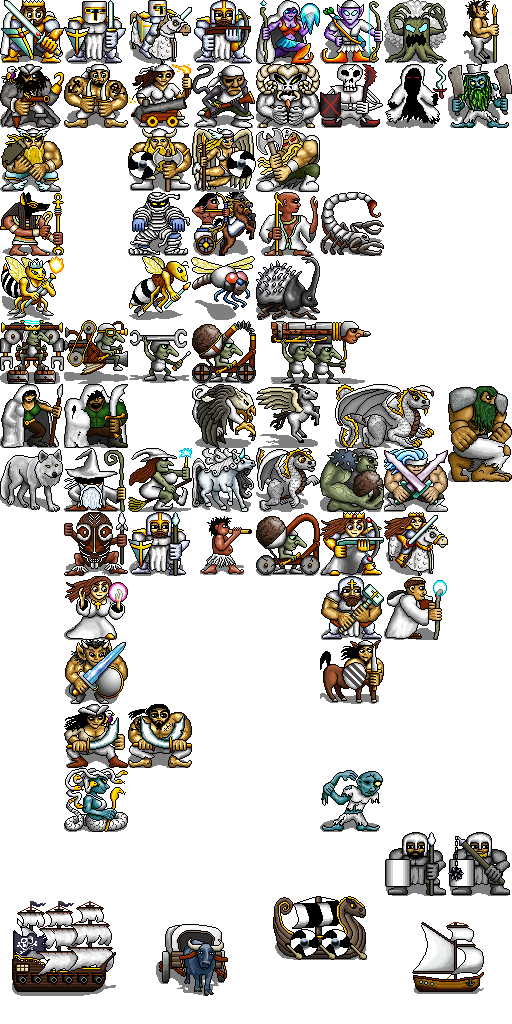
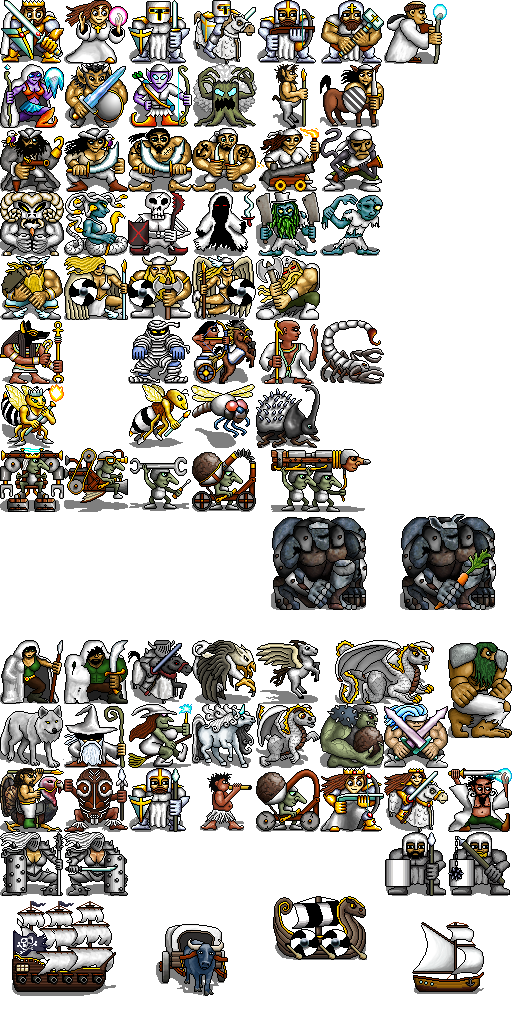
Before/after of a (512, 1024) layered artwork. What changed in the layer stack:
painted on "Colour" over 1, 0, 509, 850
painted on "Detail" over 0, 0, 512, 974
painted on "Shadow" over 0, 30, 510, 987
